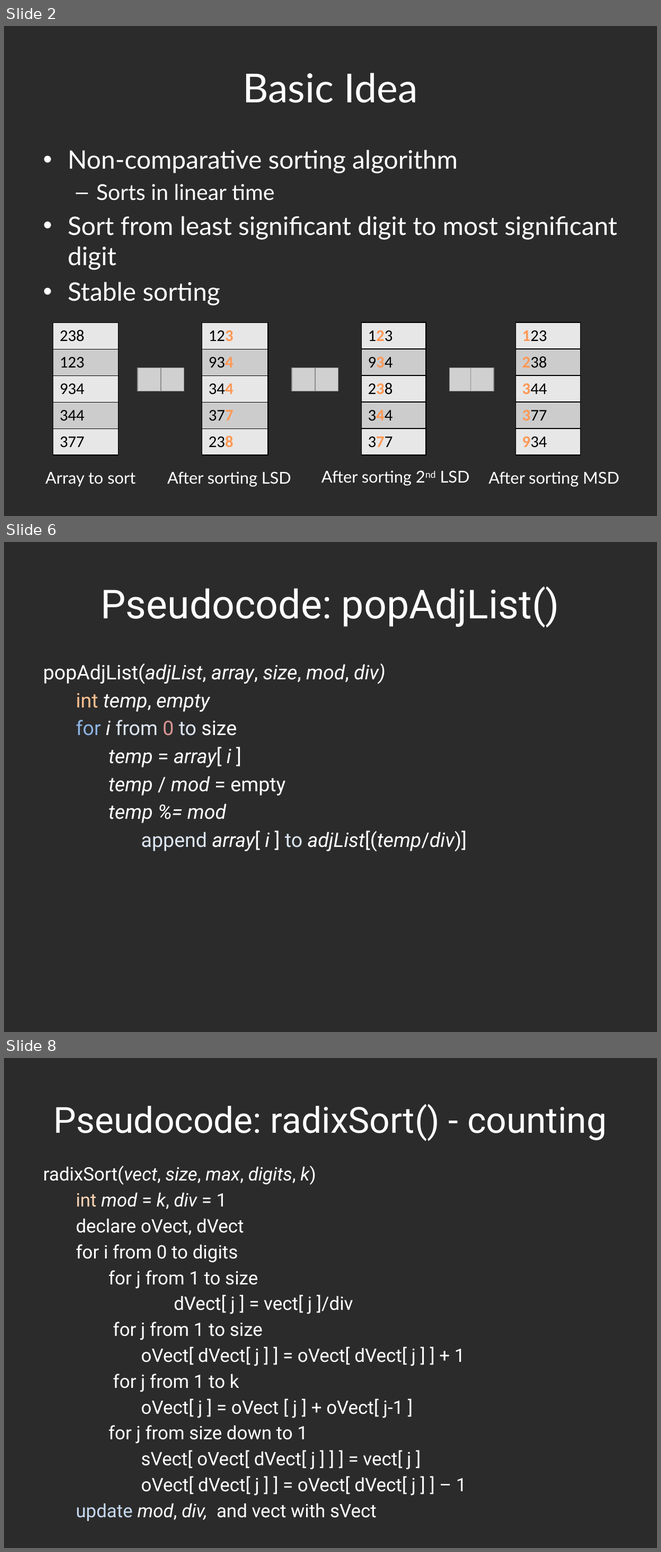
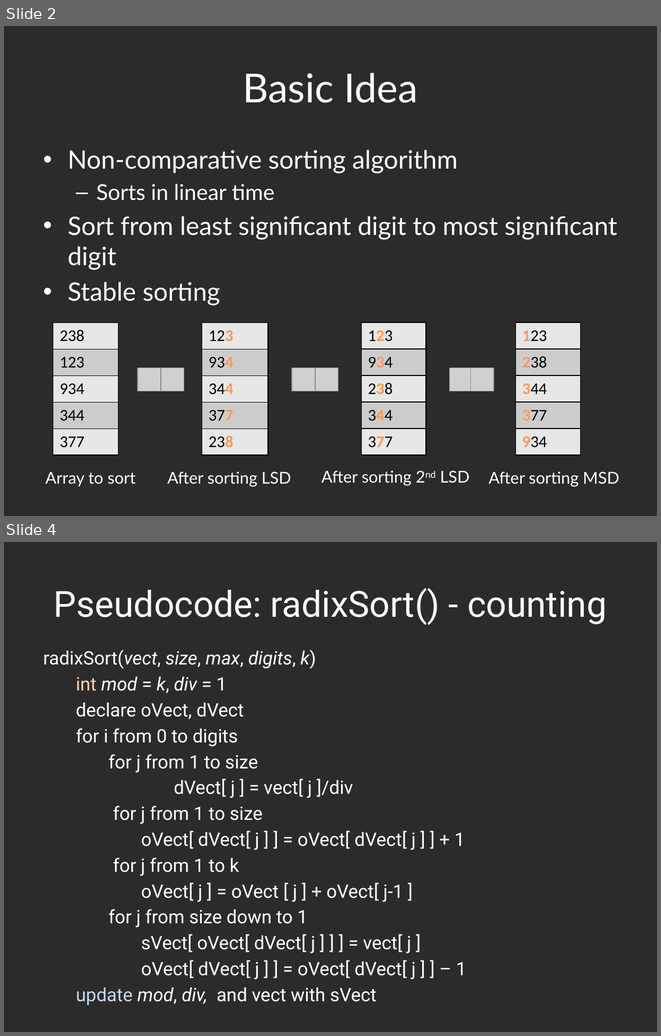
Before and after one commit to hyoshid1/project375, a slide deck: presentation_DRAFT.pptx. Shown one above the other, each under a label of ours: slides 2, 6 and 8 before the commit, slides 2 and 4 after it; the slides between them are not shown. The pictures are 661x1552 and 661x1036 pixels, drawn with LibreOffice and Linux fonts; fonts in the diff are those of the drawing; grey boxes stand for pictures; background and template pictures are left out; a plain dark background stands for a picture behind light text. Boxes give left, top, right and bottom in pixels: in the first picture for what was removed or moved away, otherwise in the second. Text is boxed around its words. In the diff, an @@ line names an element or a change of style, - is before the commit and + after.

```diff
--- a/presentation_DRAFT.pptx
+++ b/presentation_DRAFT.pptx
@@ slide 6 removed at (x1=4, y1=542, x2=657, y2=1032), background picture (left out) @@
@@ title removed at (x1=100, y1=587, x2=559, y2=627) @@
-Pseudocode: popAdjList()
@@ text removed at (x1=43, y1=663, x2=467, y2=852) @@
-popAdjList(adjList, array, size, mod, div)
-int temp, empty
-for i from 0 to size
-temp = array[ i ]
-temp / mod = empty
-temp %= mod
-append array[ i ] to adjList[(temp/div)]
@@ what was slide 8 is now slide 4 @@
```
Also in this commit, not shown: 1 slide changed, 3 other slides removed.
